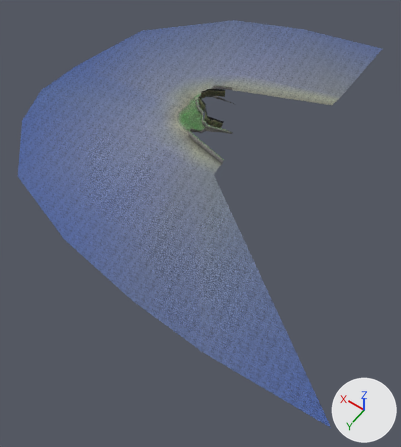
Two versions of the Blender file Resources/Models/Scenes/lakeside_coast.blend, one commit apart.
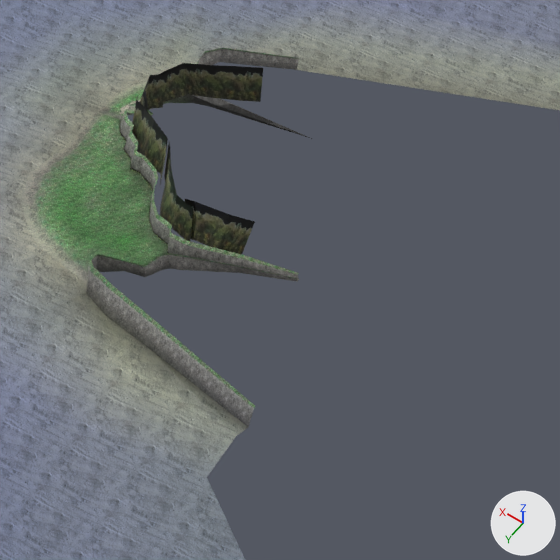
There are two pictures of each version: one whole from a 50 mm lens placed at (-826.0, 1186.0, 1171.0), pointed at (-217.0, 334.0, -168.0), one close up on the part from 43% to 72% of the width and 17% to 43% of the height. Arrows for +X, +Y and +Z are at lower right; the lights stay in place. The last two pictures show the newer version.

Names of what the first close-up shows: 'Shore'.
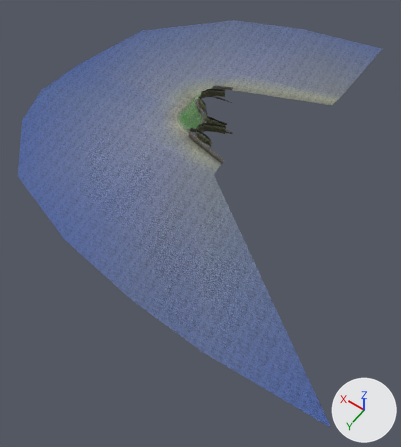
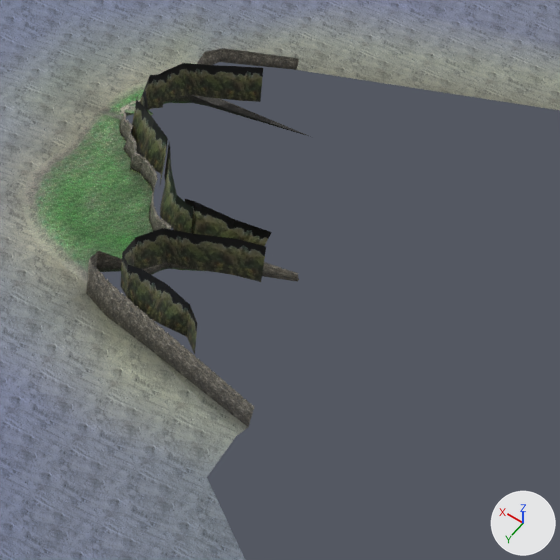
What changed in the scene script:
```text
Add img_cliff_border_a_png:
    img_cliff_border_a_png = load_image('cliff_border_A.png', '../../../Assets/Textures/Cliffs/cliff_border_A.png', 128, 128, 'sRGB')
Add img_cliff_bot_a_png:
    img_cliff_bot_a_png = load_image('cliff_bot_A.png', '../../../Assets/Textures/Cliffs/cliff_bot_A.png', 128, 128, 'sRGB')
Add img_cliff_mid_a_png:
    img_cliff_mid_a_png = load_image('cliff_mid_A.png', '../../../Assets/Textures/Cliffs/cliff_mid_A.png', 128, 128, 'sRGB')
Add mat_cliffborder:
    mat_cliffborder = bpy.data.materials.new('CliffBorder')
    # uses the picture img_cliff_border_a_png
Add mat_cliffbottom:
    mat_cliffbottom = bpy.data.materials.new('CliffBottom')
    # uses the picture img_cliff_bot_a_png
Add mat_cliffmiddle:
    mat_cliffmiddle = bpy.data.materials.new('CliffMiddle')
    # uses the picture img_cliff_mid_a_png
Change me_shore:
    used by ob_shore; location = (0.0, 0.0, 0.0)
    verts and faces of me_shore; kept vertices keep their numbers, new ones are numbered from 412
    before: 217 (-103.0, -20.0, -1.0) at pixel (313, 139)
    remove me_shore.from_pydata(...)  # 412 vertices, 364 faces; spans x -827.0..467.0, y -595.0..734.0, z -15.0..46.0
    add me_shore.from_pydata(...)  # 436 vertices, 374 faces; spans x -827.0..467.0, y -595.0..734.0, z -15.0..51.0
    me_shore part 1
    6 vertices in x -100.0..-68.0, y 152.0..189.0, z 14.0..22.0 move by (0.0, 0.0, 1.0)
    4 vertices in x -69.0..-63.0, y 171.0..181.0, z 14.0..19.0 move by (0.0, 0.0, 3.0)
    6 vertices move from x -142.0..-64.0, y 110.0..170.0, z 16.0..45.0 to x -155.0..-64.0, y 110.0..170.0, z 14.0..44.0
    24 vertices are added at x -164.0..-91.0, y 129.0..199.0, z 5.0..51.0
    10 new faces join them, mat_distanttrees (picture img_distant_a_png)
    me_shore part 2
    add verts[217] = (-103.0, -20.0, 1.0)  # moved
    me_shore part 3: 43 faces spanning x -215.0..9.0, y -77.0..216.0, z 6.0..24.0 switch from mat_grass to mat_cliffborder
    me_shore part 4: 43 faces spanning x -182.0..11.0, y -39.0..171.0, z -2.0..23.0 switch from mat_cliff to mat_cliffbottom
    me_shore part 5: 22 faces spanning x -215.0..11.0, y -77.0..222.0, z -4.0..18.0 switch from mat_cliff to mat_cliffmiddle
```

Pixel boxes [x1, y1, x2, y2] of what changed, in the close-ups (560 x 560 px; the box of a moved part takes in the faces that stretch with it):
part 1 of me_shore, built on: before [86, 202, 255, 348]; after [86, 202, 272, 355]
part 2 of me_shore, moved or reshaped: before [210, 98, 312, 139]; after [210, 98, 311, 137]
part 3 of me_shore, recoloured: [89, 48, 299, 408] in both
part 4 of me_shore, recoloured: [97, 55, 299, 282] in both
part 5 of me_shore, recoloured: [86, 49, 299, 427] in both
